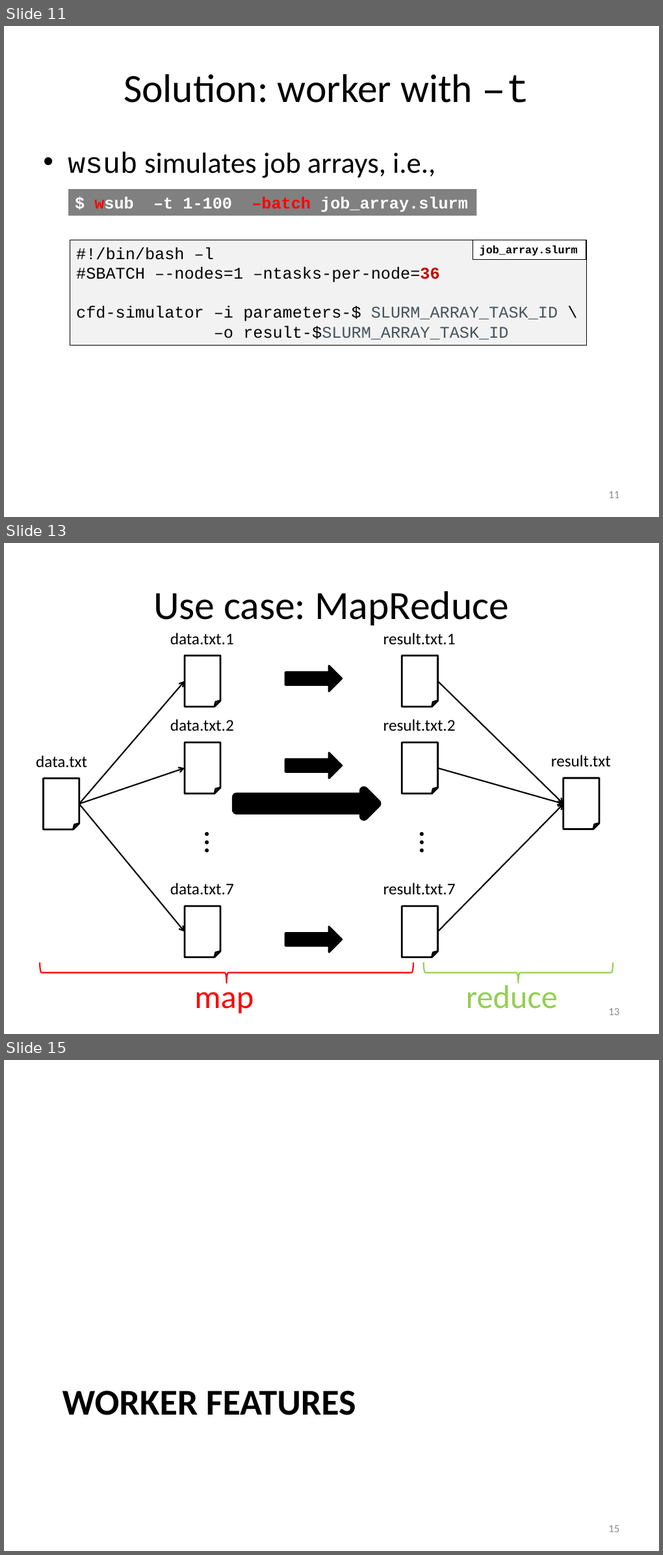
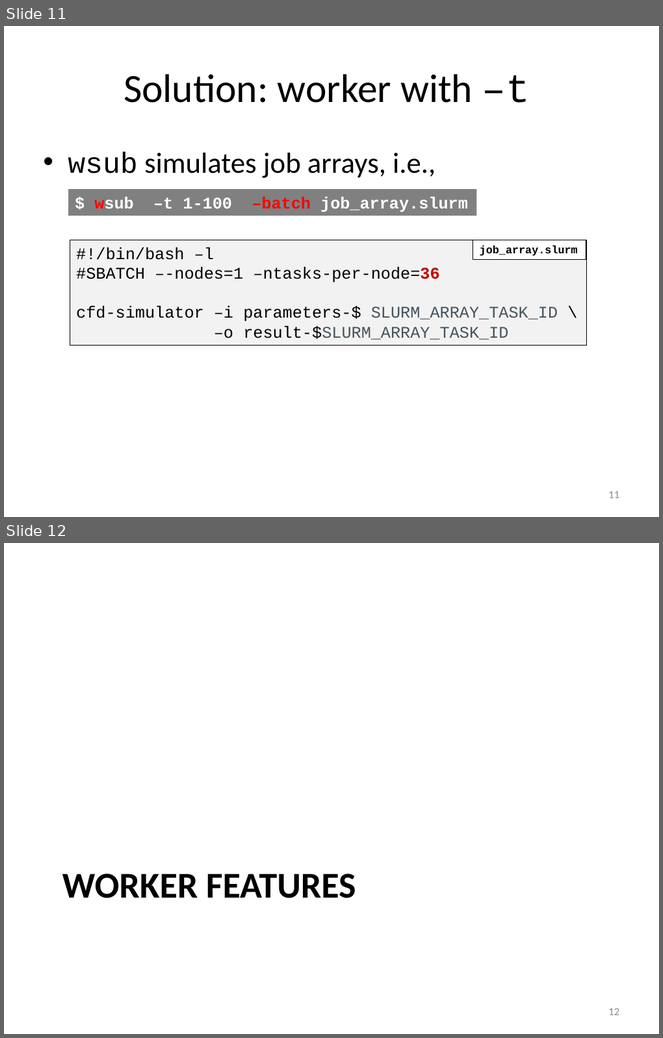
Before and after one commit to gjbex/worker-and-atools, a slide deck: worker_atools.pptx. Shown one above the other, each under a label of ours: slides 11, 13 and 15 before the commit, slides 11 and 12 after it; the slides between them are not shown. The pictures are 663x1555 and 663x1038 pixels, drawn with LibreOffice and Linux fonts; fonts in the diff are those of the drawing. Boxes give left, top, right and bottom in pixels: in the first picture for what was removed or moved away, otherwise in the second. Text is boxed around its words. In the diff, an @@ line names an element or a change of style, - is before the commit and + after.

```diff
--- a/worker_atools.pptx
+++ b/worker_atools.pptx
@@ slide 13 removed at (4, 543, 659, 1034), background #FFFFFF @@
@@ title removed at (154, 591, 509, 626) @@
-Use case: MapReduce
@@ arrow removed from (438, 681) to (564, 804) @@
@@ text removed at (36, 756, 87, 767) @@
-data.txt
@@ text removed at (551, 755, 611, 767) @@
-result.txt
@@ arrow removed from (438, 769) to (564, 804) @@
@@ folded corner removed at (43, 778, 79, 829) @@
@@ right arrow removed at (237, 791, 377, 816) @@
@@ folded corner removed at (564, 778, 599, 829) @@
@@ group removed at (79, 633, 234, 958): 4 texts, 3 folded corners, 3 arrows @@
-data.txt.1
-data.txt.2
-data.txt.7
-…
@@ arrow removed from (438, 932) to (564, 804) @@
@@ group removed at (285, 633, 456, 958): 4 texts, 3 folded corners, 3 right arrows @@
-result.txt.1
-result.txt.2
-result.txt.7
-…
@@ left brace removed at (40, 963, 413, 983) @@
@@ left brace removed at (424, 963, 613, 983) @@
@@ text removed at (194, 982, 254, 1014) @@
-map
@@ text removed at (466, 982, 558, 1009) @@
-reduce
@@ page number removed at (608, 1008, 620, 1016) @@
-13
@@ what was slide 15 is now slide 12 @@
@@ page number at (608, 1008, 620, 1016): text changed @@
-15
+12
```
Also in this commit, not shown: 11 slides changed, 2 other slides removed.
